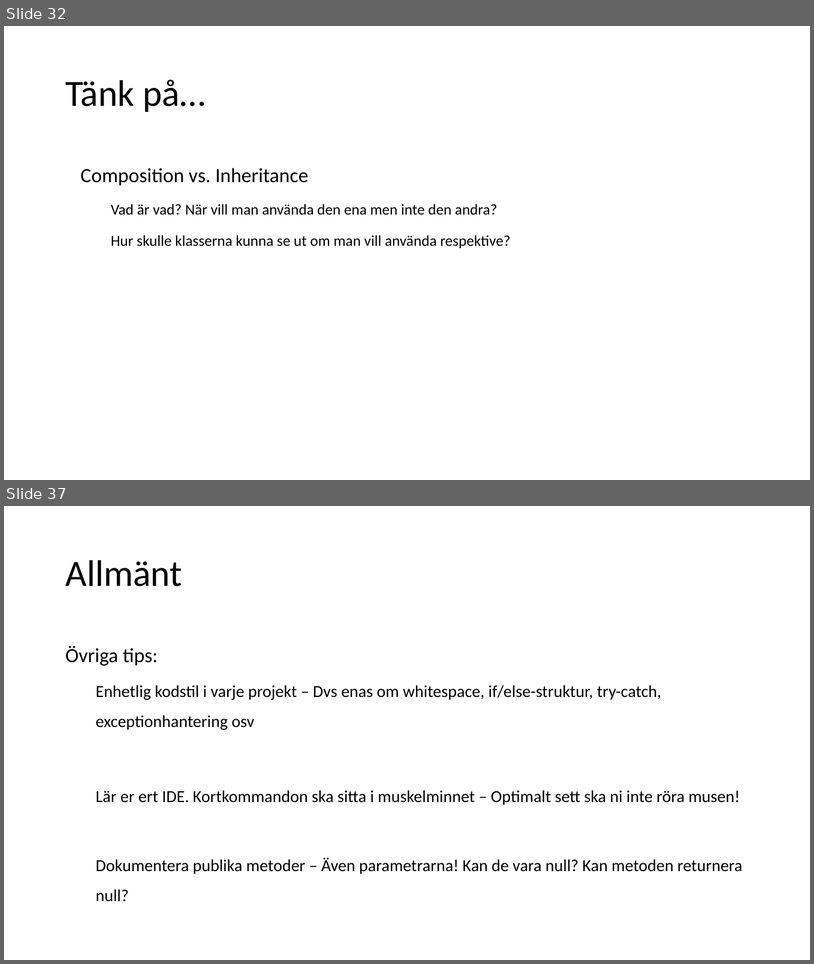
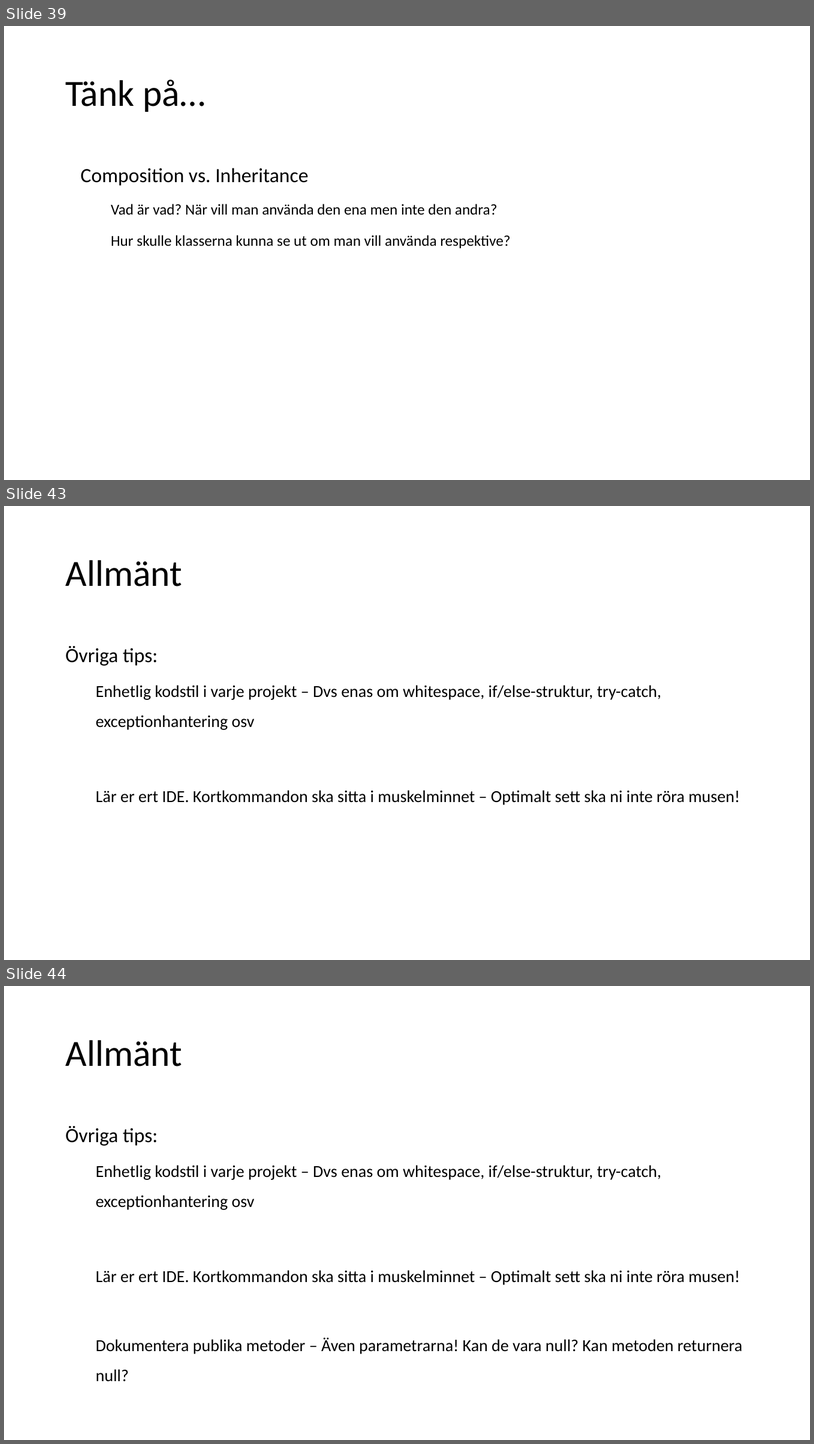
Before and after one commit to aludkiewicz/kodarskolan, a slide deck: Kodarskolan.pptx. Shown one above the other, each under a label of ours: slides 32 and 37 before the commit, slides 39, 43 and 44 after it; the slides between them are not shown. The pictures are 814x964 and 814x1444 pixels, drawn with LibreOffice and Linux fonts; fonts in the diff are those of the drawing. Boxes give left, top, right and bottom in pixels: in the first picture for what was removed or moved away, otherwise in the second. Text is boxed around its words. In the diff, an @@ line names an element or a change of style, - is before the commit and + after.

```diff
--- a/Kodarskolan.pptx
+++ b/Kodarskolan.pptx
@@ slide 43 added at (4,506,810,960), background #FFFFFF @@
@@ title added at (65,560,182,586), 44 pt, text #000000 @@
+Allmänt
@@ text added at (65,646,740,805), 20 pt, text #000000 @@
+Övriga tips:
+  Enhetlig kodstil i varje projekt – Dvs enas om whitespace, if/else-struktur, try-catch, exceptionhantering osv
+  Lär er ert IDE. Kortkommandon ska sitta i muskelminnet – Optimalt sett ska ni inte röra musen!
@@ what was slide 32 is now slide 39 @@
@@ what was slide 37 is now slide 44 @@
```
Also in this commit, not shown: 8 slides changed, 9 other slides added, 2 slides removed, 1 other file.
